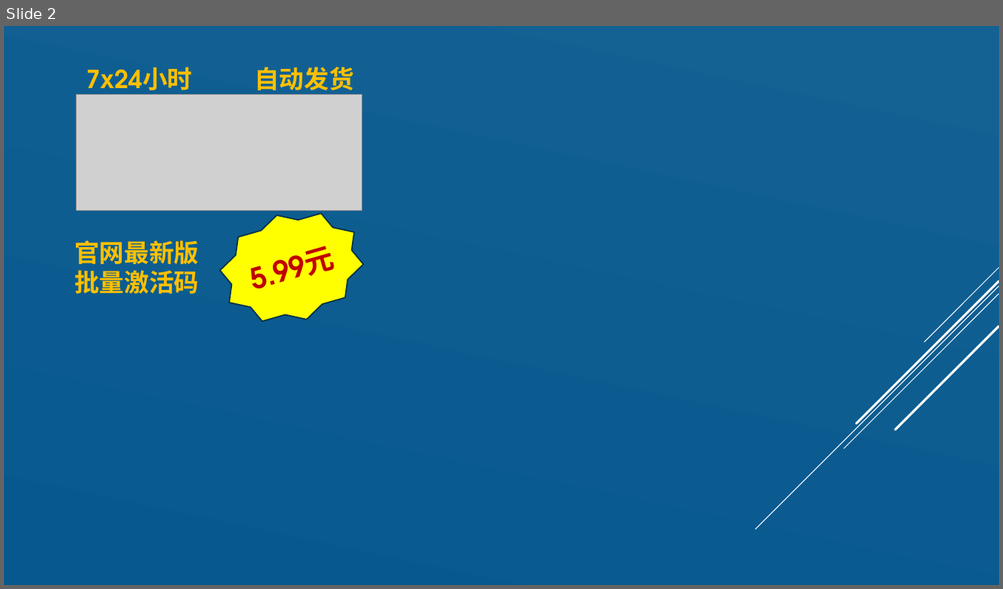
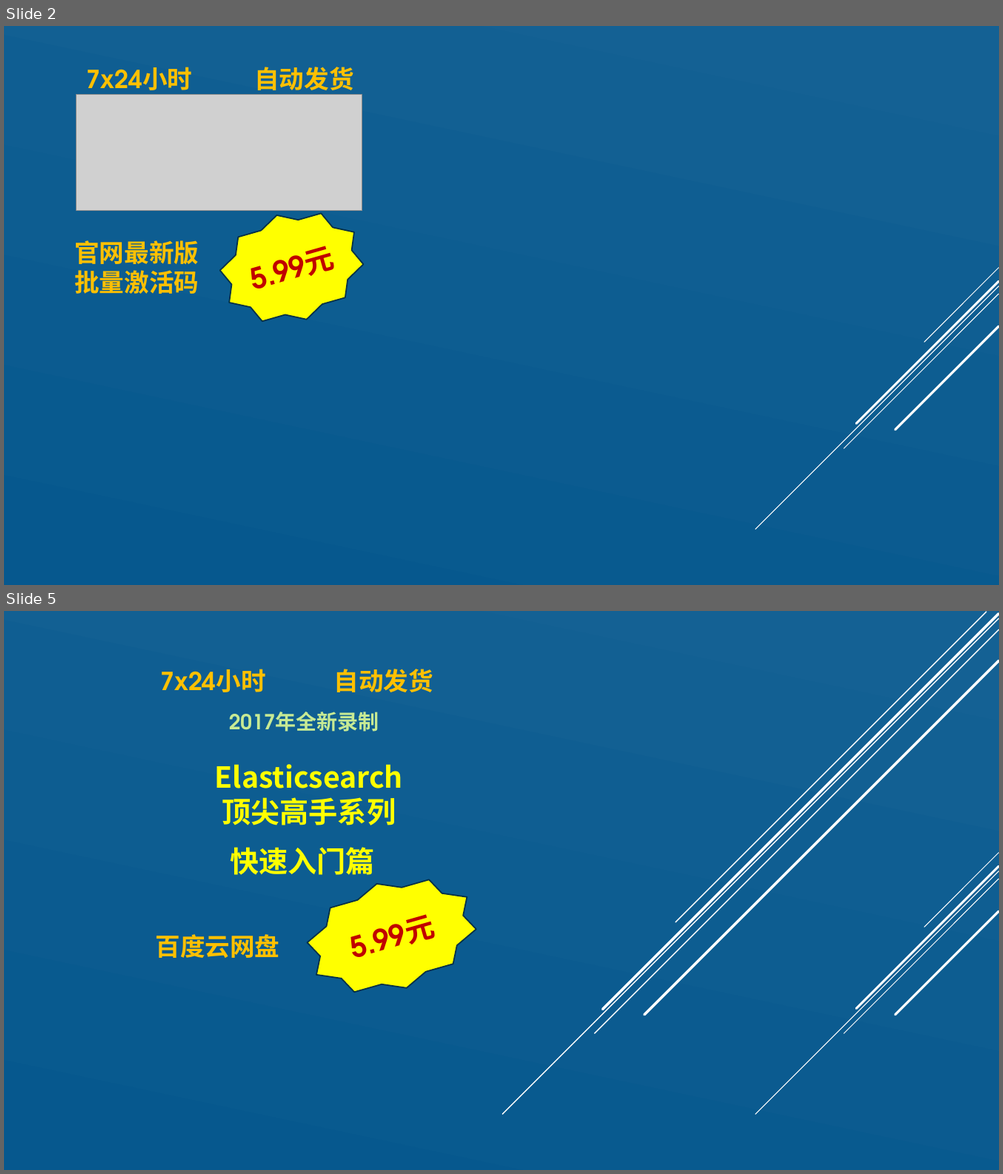
Before and after one commit to zhangpengyf/taobao-shop, a slide deck: 淘宝销售文案.pptx. Shown one above the other, each under a label of ours: slide 2 before the commit, slides 2 and 5 after it; the slides between them are not shown. The pictures are 1003x589 and 1003x1174 pixels, drawn with LibreOffice and Linux fonts; fonts in the diff are those of the drawing; grey boxes stand for pictures. Boxes give left, top, right and bottom in pixels: in the first picture for what was removed or moved away, otherwise in the second. Text is boxed around its words. In the diff, an @@ line names an element or a change of style, - is before the commit and + after.

```diff
--- a/淘宝销售文案.pptx
+++ b/淘宝销售文案.pptx
@@ slide 5 added at [4, 611, 999, 1170], background gradient #146194 to #06588E; not listed: 5 template elements that a slide beside it also shows @@
@@ line added from (999, 618) to (503, 1115), #FFFFFF 1 pt @@
@@ line added from (999, 629) to (595, 1034), #FFFFFF 1 pt @@
@@ line added from (999, 614) to (603, 1009), #FFFFFF 2.5 pt @@
@@ line added from (986, 612) to (675, 923), #FFFFFF 1 pt @@
@@ text added at [160, 669, 432, 692], 24 pt, text #FFC000, bold @@
+7x24小时 自动发货
@@ line added from (999, 661) to (644, 1015), #FFFFFF 2.5 pt @@
@@ text added at [229, 712, 379, 732], 20 pt, text #C7EA94, bold @@
+2017年全新录制
@@ text added at [215, 764, 403, 826], 28 pt, text #FFFF00, bold @@
+Elasticsearch
+顶尖高手系列
@@ text added at [230, 847, 375, 875], 28 pt, text #FFFF00, bold @@
+快速入门篇
@@ star added at [297, 861, 486, 1011], fill #FFFF00, outline #043148 1.25 pt, 28 pt, text #C00000, bold @@
+5.99元
@@ text added at [156, 934, 280, 958], 24 pt, text #FFC000, bold @@
+百度云网盘
```
Also in this commit, not shown: 1 slide changed, 2 other slides added.
